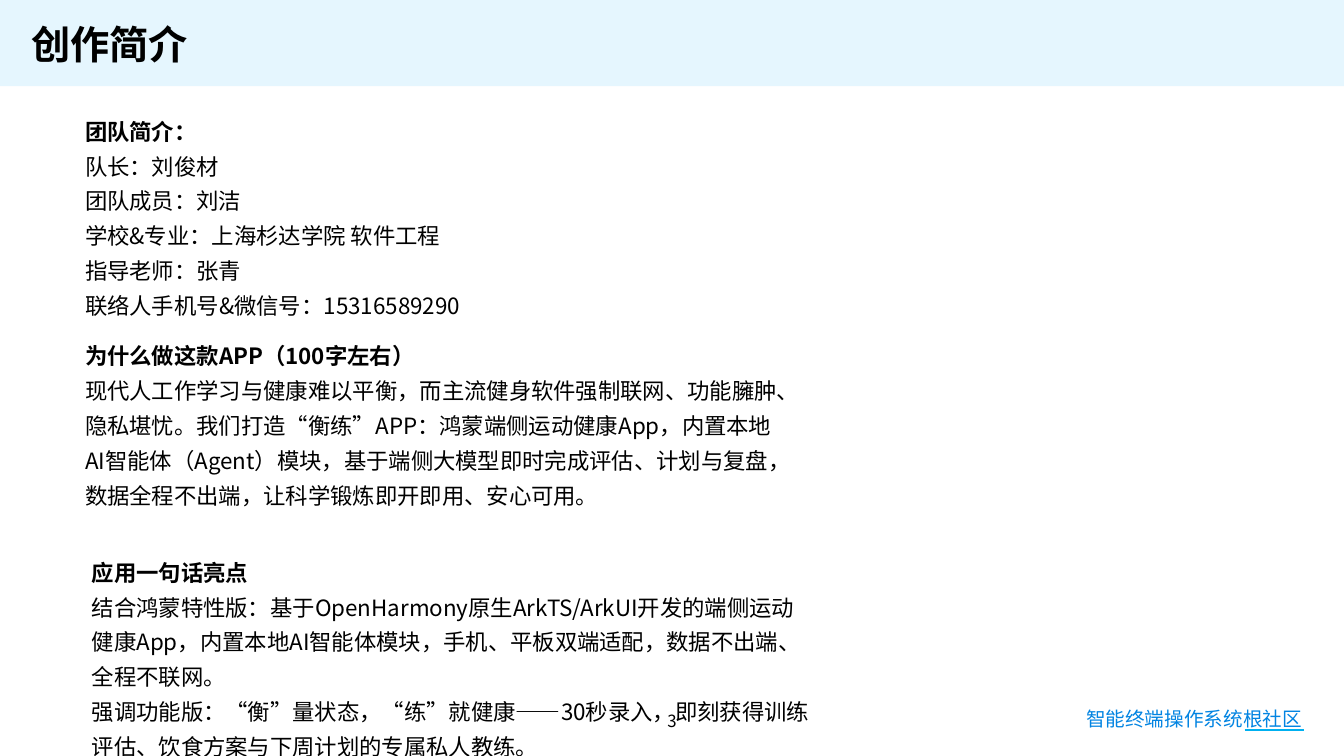
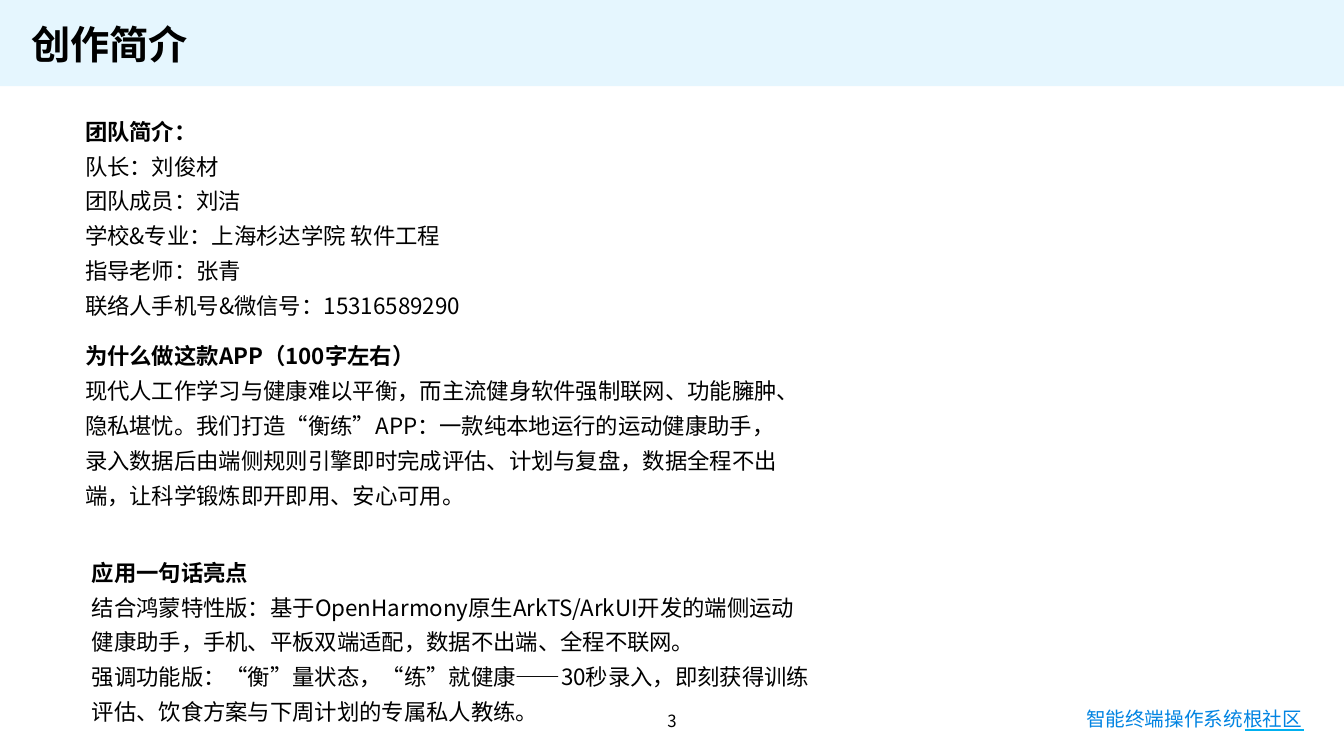
Before and after one commit to infinty420/SportHealthAgent, a slide deck: slide 3 of 提交材料/衡练_OH大赛提交PPT_内嵌演示视频.pptx. Drawn at 1344x756 pixels with LibreOffice and Linux fonts; fonts in the diff are those of the drawing; background and template pictures are left out. Boxes give left, top, right and bottom in pixels: in the first picture for what was removed or moved away, otherwise in the second. Text is boxed around its words. In the diff, an @@ line names an element or a change of style, - is before the commit and + after.

```diff
--- a/提交材料/衡练_OH大赛提交PPT_内嵌演示视频.pptx
+++ b/提交材料/衡练_OH大赛提交PPT_内嵌演示视频.pptx
@@ text at (85,380,799,507): text changed @@
-现代人工作学习与健康难以平衡，而主流健身软件强制联网、功能臃肿、隐私堪忧。我们打造“衡练”APP：鸿蒙端侧运动健康App，内置本地AI智能体（Agent）模块，基于端侧大模型即时完成评估、计划与复盘，数据全程不出端，让科学锻炼即开即用、安心可用。
+现代人工作学习与健康难以平衡，而主流健身软件强制联网、功能臃肿、隐私堪忧。我们打造“衡练”APP：一款纯本地运行的运动健康助手，录入数据后由端侧规则引擎即时完成评估、计划与复盘，数据全程不出端，让科学锻炼即开即用、安心可用。
@@ text at (92,597,794,653): text changed @@
-结合鸿蒙特性版：基于OpenHarmony原生ArkTS/ArkUI开发的端侧运动健康App，内置本地AI智能体模块，手机、平板双端适配，数据不出端、全程不联网。
+结合鸿蒙特性版：基于OpenHarmony原生ArkTS/ArkUI开发的端侧运动健康助手，手机、平板双端适配，数据不出端、全程不联网。
```
Also in this commit, not shown: 2 other slides changed, 2 other files.
